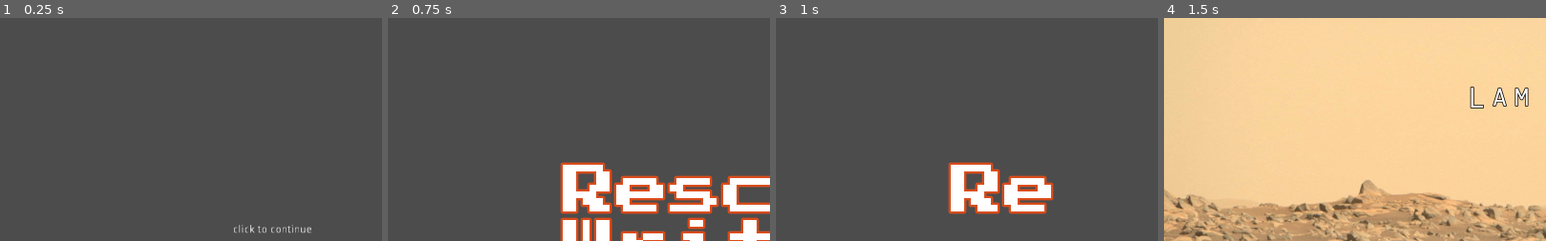
Above: before the commit, frames 1-4 (left to right).
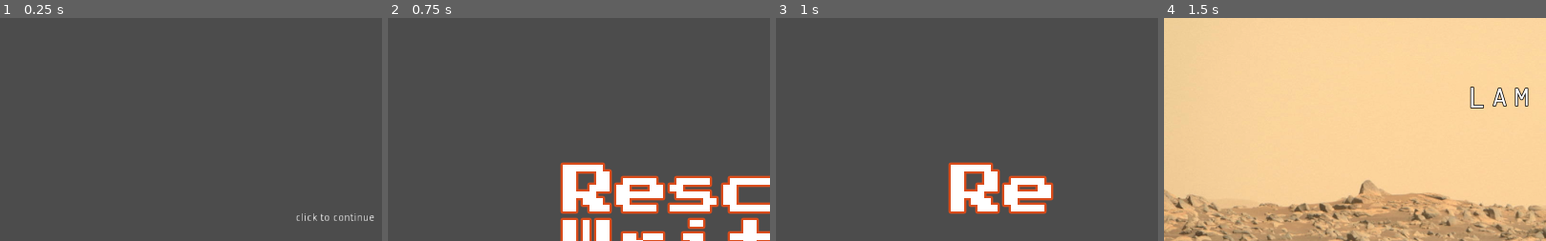
Above: after the commit, the same moments.

Repository: the-g-force/FamJam-February2021
Game: Godot game, scene res://src/SplashScreen.tscn
The game is run twice, just before and just after one commit, with the same random seed, the same clock (stepped at 60 frames per second) and the same inputs.
Inputs (mouse positions are % of the whole screen's width and height, from its top left):
- Up to frame 1 (0.25 s): no input
- Up to frame 2 (0.75 s): tap Enter at 0.5 s; move the mouse to (72, 45) at 0.52 s; click (72, 45) at 0.67 s
- Up to frame 3 (1 s): no input
- Up to frame 4 (1.5 s): click "Play" at 1.25 s
The pictures show only the part of the screen within x 6-56%, y 5-55%; the shares and areas given below are measured in that part.

The runs differ from the first frame. In frame 1, 0.5% of the frame differs, in the area x 61-98%, y 87-97%; in frame 2, nothing differs; in frame 3, nothing differs; in frame 4, nothing differs.

Commit message:
Center the splashscreen click to continue message

Diff:
--- a/project/src/SplashScreen.tscn
+++ b/project/src/SplashScreen.tscn
@@ -11,10 +11,14 @@
 }
 
 [node name="Label" type="Label" parent="."]
-margin_left = 374.577
-margin_top = 308.651
-margin_right = 480.577
-margin_bottom = 322.651
+anchor_left = 0.5
+anchor_top = 0.5
+anchor_right = 0.5
+anchor_bottom = 0.5
+margin_left = -53.0
+margin_top = -7.0
+margin_right = 53.0
+margin_bottom = 7.0
 text = "click to continue"
 __meta__ = {
 "_edit_use_anchors_": false
